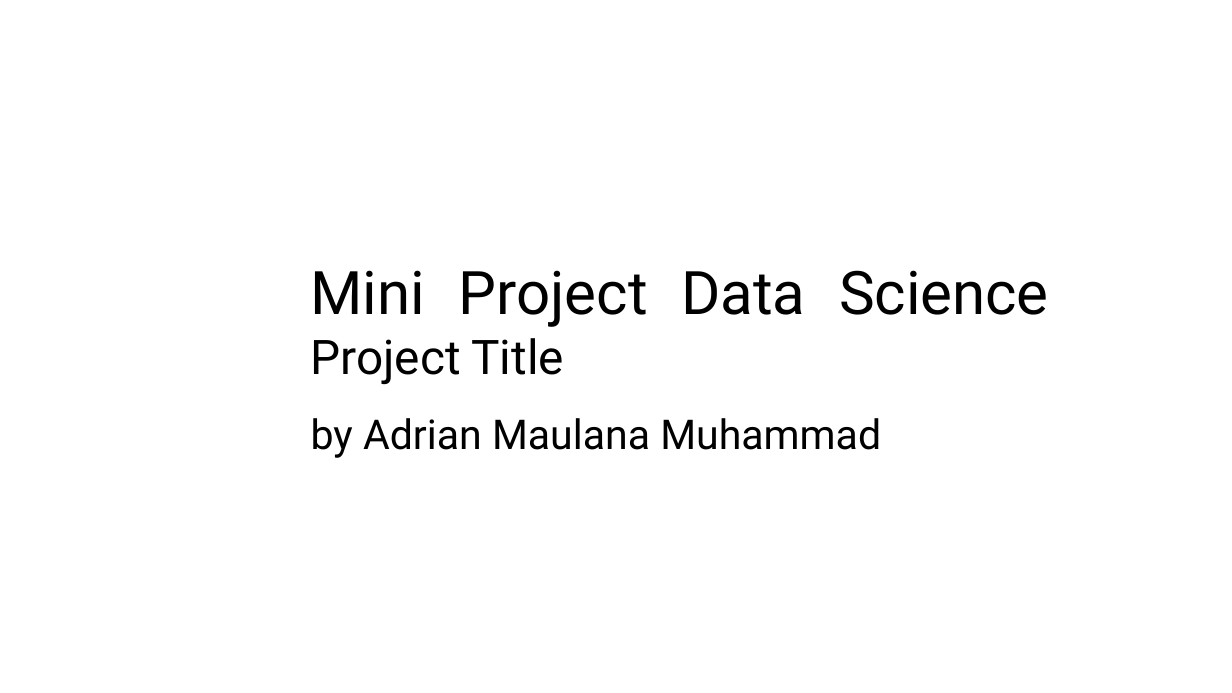
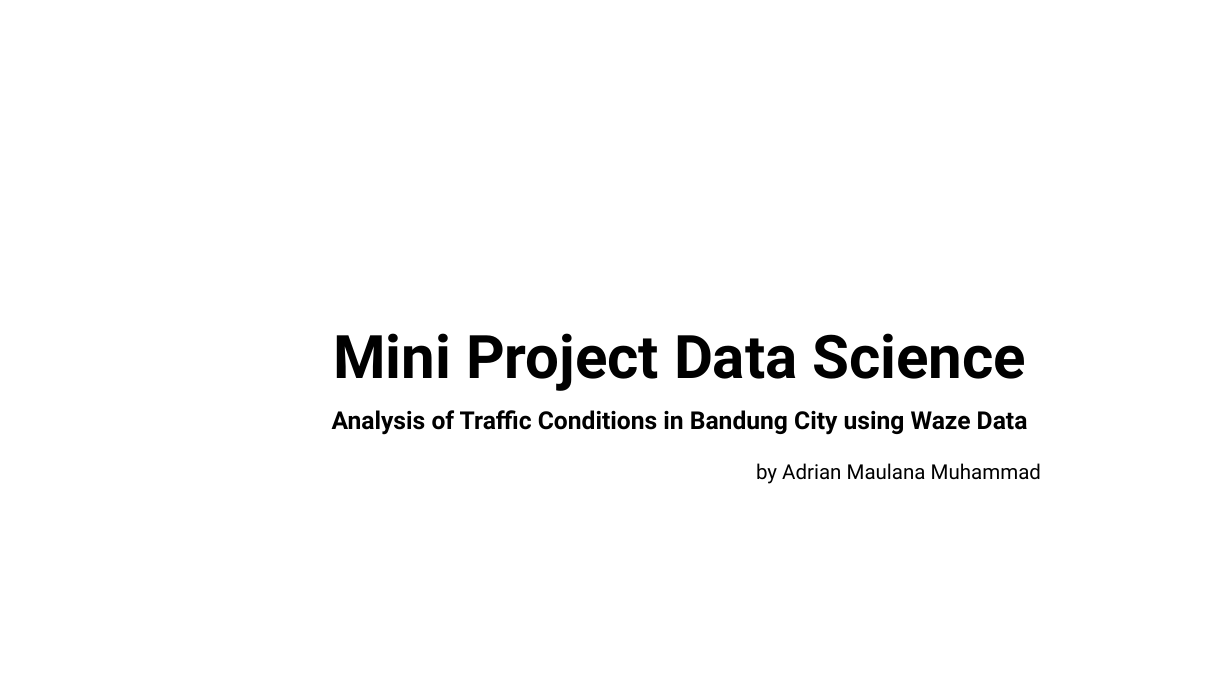
Before and after one commit to adrn-mm/DSLS_Mini-Project-DS_Adrian-Maulana-Muhammad, a slide deck: slide 1 of reports/Project Report_Mini Project DS_Adrian Maulana Muhammad.pptx. Drawn at 1232x693 pixels with LibreOffice and Linux fonts; fonts in the diff are those of the drawing; background and template pictures are left out. Boxes give left, top, right and bottom in pixels: in the first picture for what was removed or moved away, otherwise in the second. Text is boxed around its words. In the diff, an @@ line names an element or a change of style, - is before the commit and + after.

Commit message:
Update Project Report

```diff
--- a/reports/Project Report_Mini Project DS_Adrian Maulana Muhammad.pptx
+++ b/reports/Project Report_Mini Project DS_Adrian Maulana Muhammad.pptx
@@ title at (332, 333, 1028, 435): text changed; size 35.1 to 14.4 pt; bold on @@
-Mini Project Data Science
-Project Title
+Mini Project Data Science
+Analysis of Traffic Conditions in Bandung City using Waze Data
@@ subtitle "by Adrian Maulana Muhammad": place and size @@
-subtitle "by Adrian Maulana Muhammad" at (311, 418, 881, 458)
+subtitle "by Adrian Maulana Muhammad" at (756, 463, 1041, 484)
@@ subtitle "by Adrian Maulana Muhammad" at (756, 463, 1041, 484): size 24 to 12 pt @@
```
Also in this commit, not shown: 6 other slides changed, 34 slides added, 6 slides removed, 4 other files.
